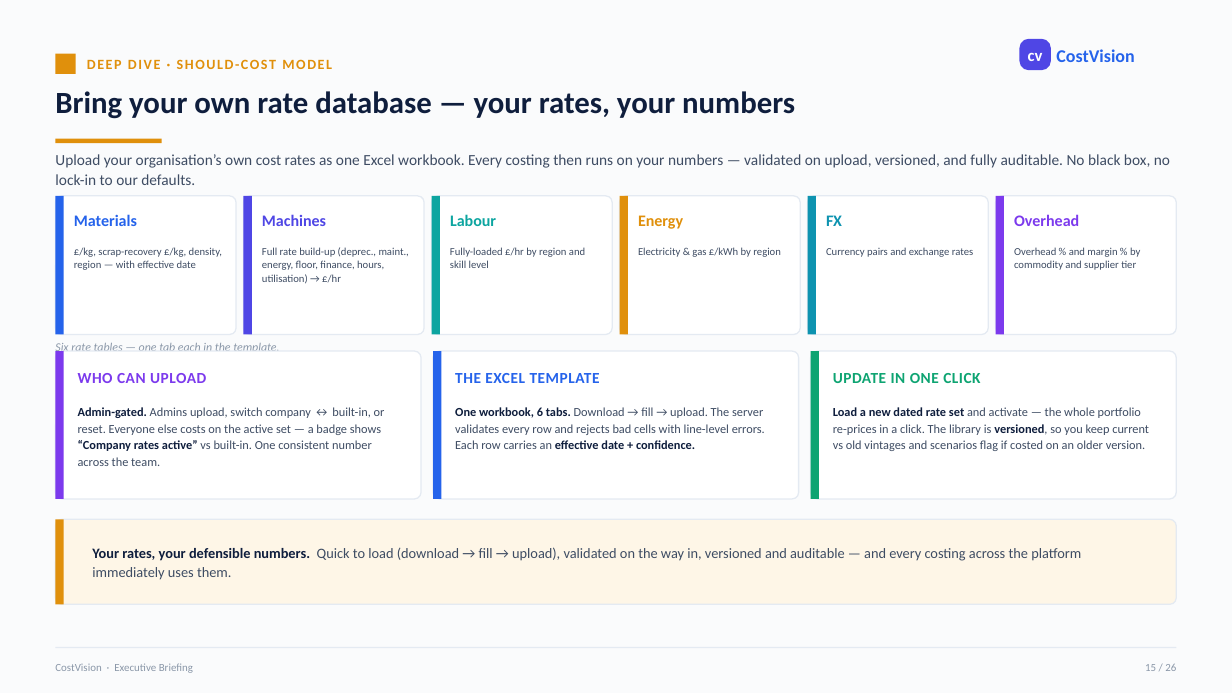
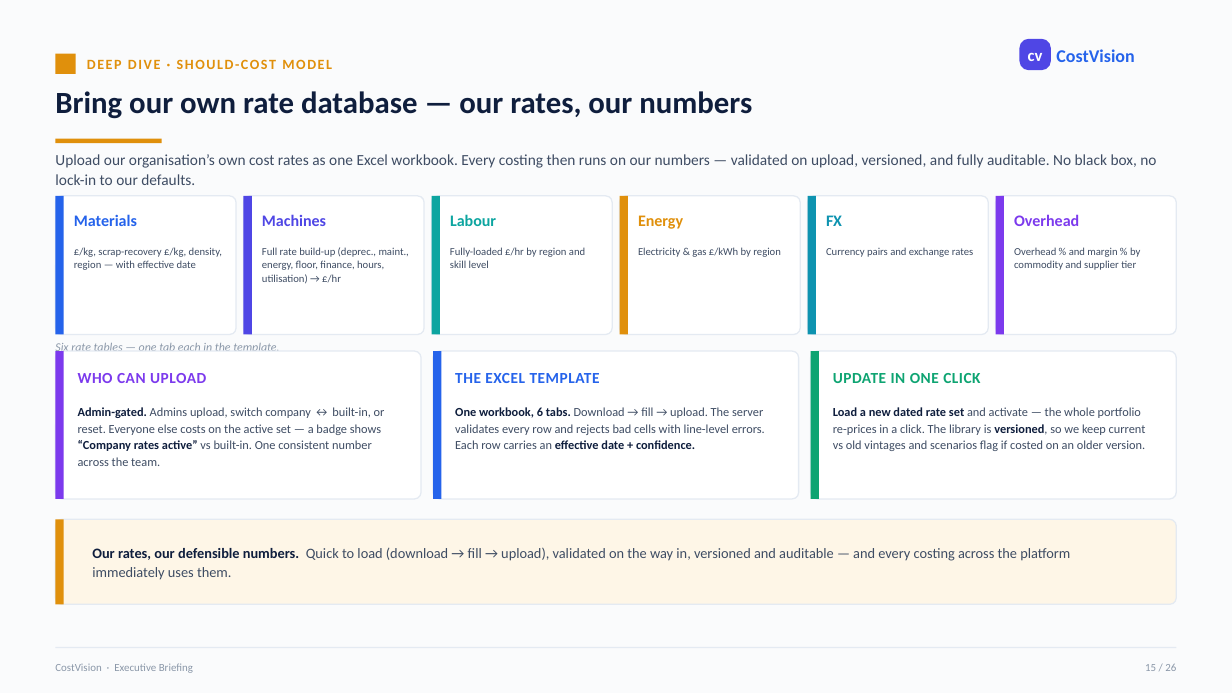
Before and after one commit to bhosaleavinash546/leamington-marathi, a slide deck: slide 15 of CostVision-Platform-Executive-Briefing.pptx. Drawn at 1232x693 pixels with LibreOffice and Linux fonts; fonts in the diff are those of the drawing. Boxes give left, top, right and bottom in pixels: in the first picture for what was removed or moved away, otherwise in the second. Text is boxed around its words. In the diff, an @@ line names an element or a change of style, - is before the commit and + after.

```diff
--- a/CostVision-Platform-Executive-Briefing.pptx
+++ b/CostVision-Platform-Executive-Briefing.pptx
@@ text at <box>55,91,752,119</box>: text changed @@
-Bring your own rate database — your rates, your numbers
+Bring our own rate database — our rates, our numbers
@@ text at <box>55,154,1156,185</box>: text changed @@
-Upload your organisation’s own cost rates as one Excel workbook. Every costing then runs on your numbers — validated on upload, versioned, and fully auditable. No black box, no lock-in to our defaults.
+Upload our organisation’s own cost rates as one Excel workbook. Every costing then runs on our numbers — validated on upload, versioned, and fully auditable. No black box, no lock-in to our defaults.
@@ text at <box>833,407,1146,451</box>: text changed @@
-Load a new dated rate set and activate — the whole portfolio re-prices in a click. The library is versioned, so you keep current vs old vintages and scenarios flag if costed on an older version.
+Load a new dated rate set and activate — the whole portfolio re-prices in a click. The library is versioned, so we keep current vs old vintages and scenarios flag if costed on an older version.
@@ text at <box>92,547,1070,580</box>: text changed @@
-Your rates, your defensible numbers. Quick to load (download → fill → upload), validated on the way in, versioned and auditable — and every costing across the platform immediately uses them.
+Our rates, our defensible numbers. Quick to load (download → fill → upload), validated on the way in, versioned and auditable — and every costing across the platform immediately uses them.
```
Also in this commit, not shown: 14 other slides changed.
